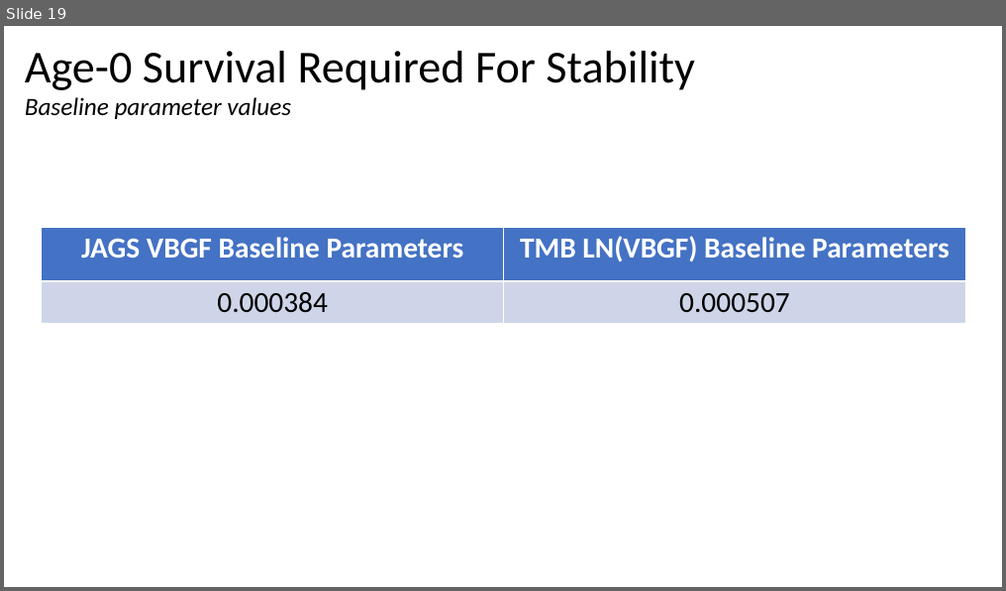
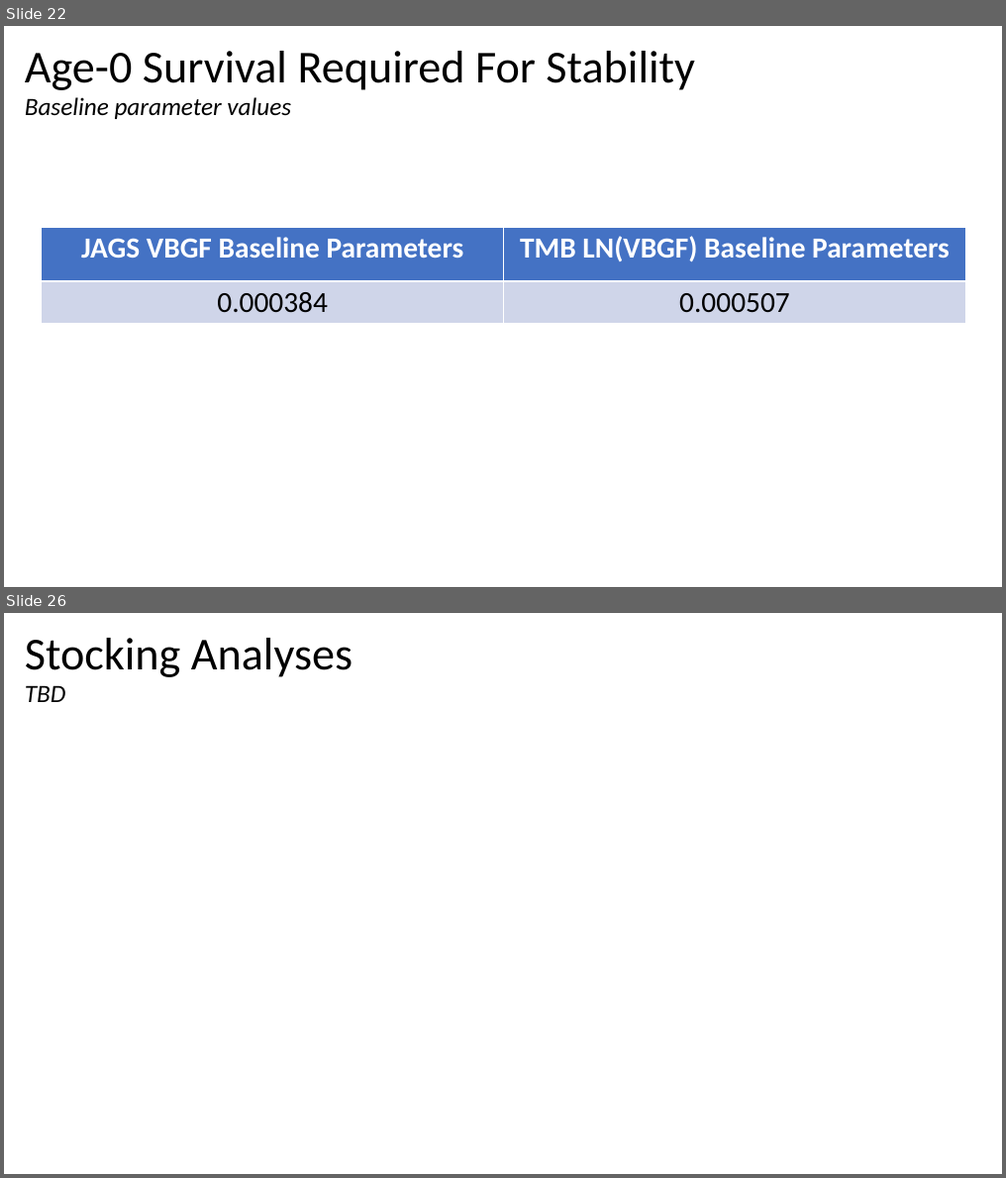
Before and after one commit to sreynolds2/LMOR-DPM, a slide deck: documents/Parameterization.pptx. Shown one above the other, each under a label of ours: slide 19 before the commit, slides 22 and 26 after it; the slides between them are not shown. The pictures are 1006x591 and 1006x1178 pixels, drawn with LibreOffice and Linux fonts; fonts in the diff are those of the drawing. Boxes give left, top, right and bottom in pixels: in the first picture for what was removed or moved away, otherwise in the second. Text is boxed around its words. In the diff, an @@ line names an element or a change of style, - is before the commit and + after.

```diff
--- a/documents/Parameterization.pptx
+++ b/documents/Parameterization.pptx
@@ slide 26 added at [4,613,1002,1174], background #FFFFFF @@
@@ text added at [25,638,352,677], 44 pt, text #000000 @@
+Stocking Analyses
@@ text added at [25,685,65,702], 24 pt, text #000000, italic @@
+TBD
@@ what was slide 19 is now slide 22 @@
```
Also in this commit, not shown: 12 slides changed, 4 other slides added, 11 other files.
